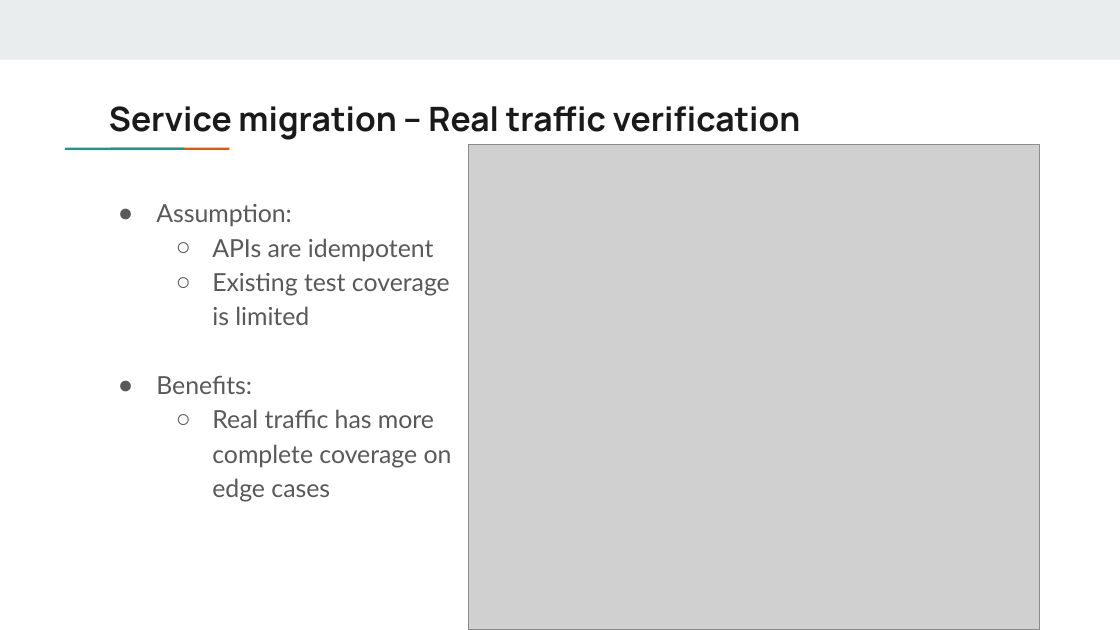
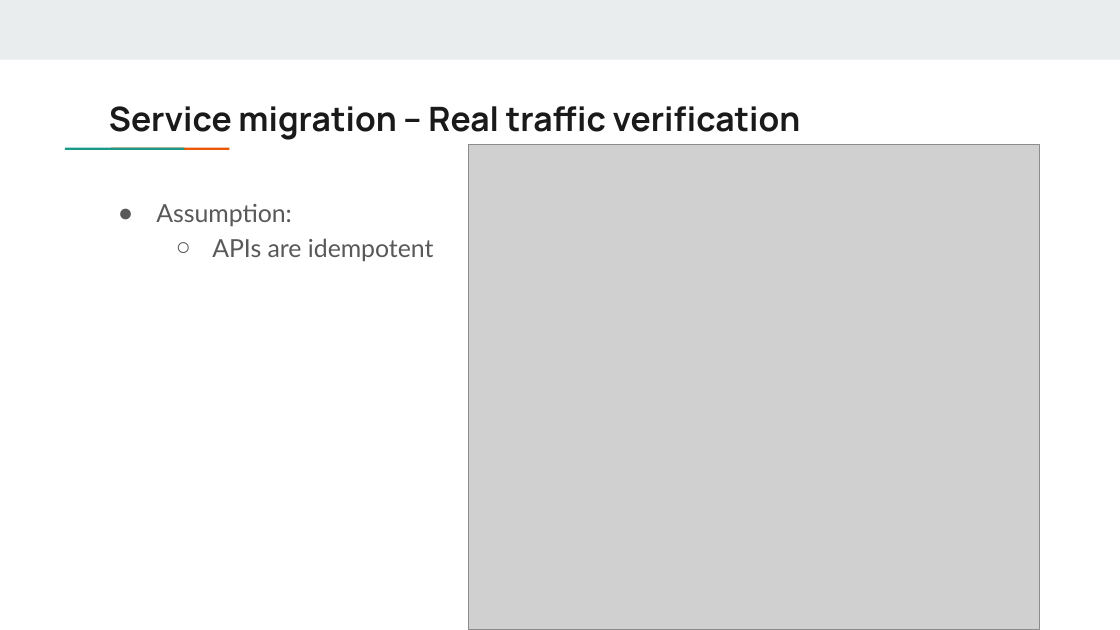
Before and after one commit to DreamOfTheRedChamber/my-resume, a slide deck: slide 12 of ExperiencesTalks/AuthzServiceMigration.pptx (slide 10 before the commit). Drawn at 1120x630 pixels with LibreOffice and Linux fonts; fonts in the diff are those of the drawing; grey boxes stand for pictures. Boxes give left, top, right and bottom in pixels: in the first picture for what was removed or moved away, otherwise in the second. Text is boxed around its words. In the diff, an @@ line names an element or a change of style, - is before the commit and + after.

```diff
--- a/ExperiencesTalks/AuthzServiceMigration.pptx
+++ b/ExperiencesTalks/AuthzServiceMigration.pptx
@@ text at <box>156,273,452,502</box>: paragraphs removed @@
-  ○ Existing test coverage is limited
-● Benefits:
-  ○ Real traffic has more complete coverage on edge cases
```
Also in this commit, not shown: 7 other slides changed, 9 slides added, 3 slides removed.
